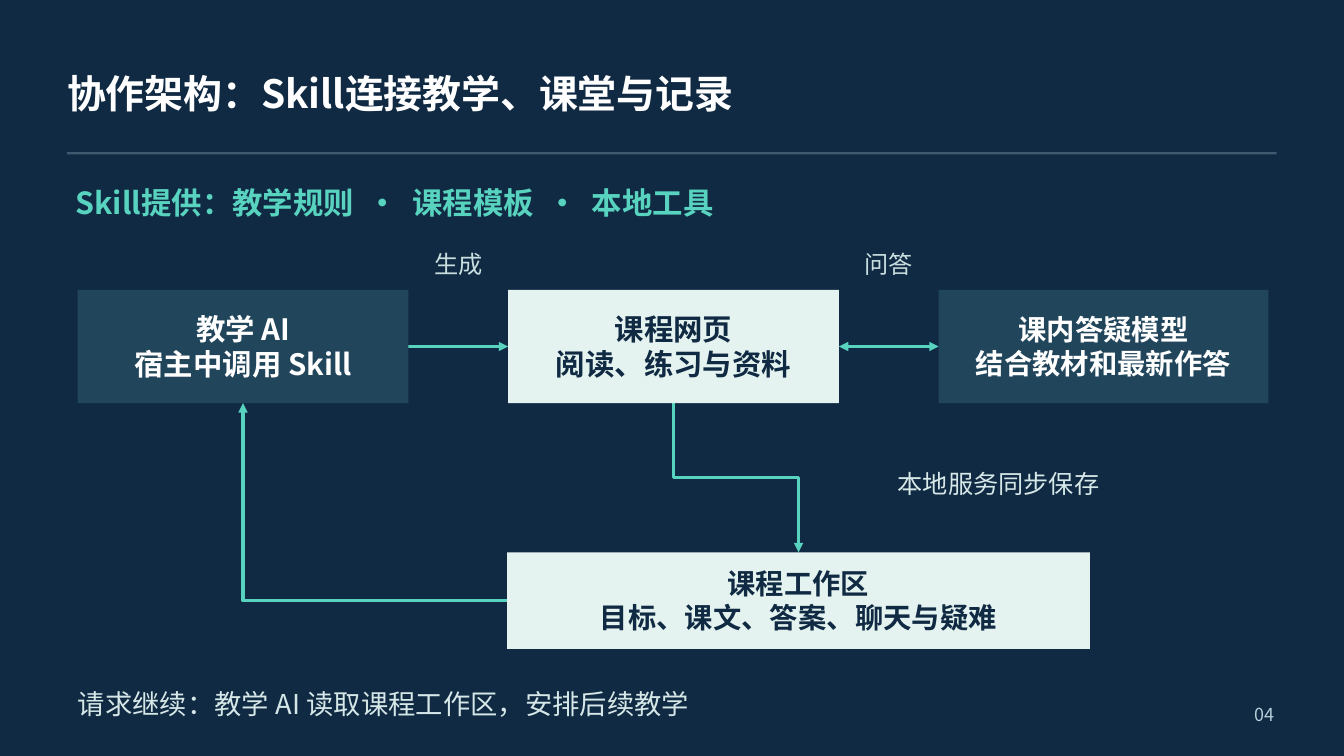
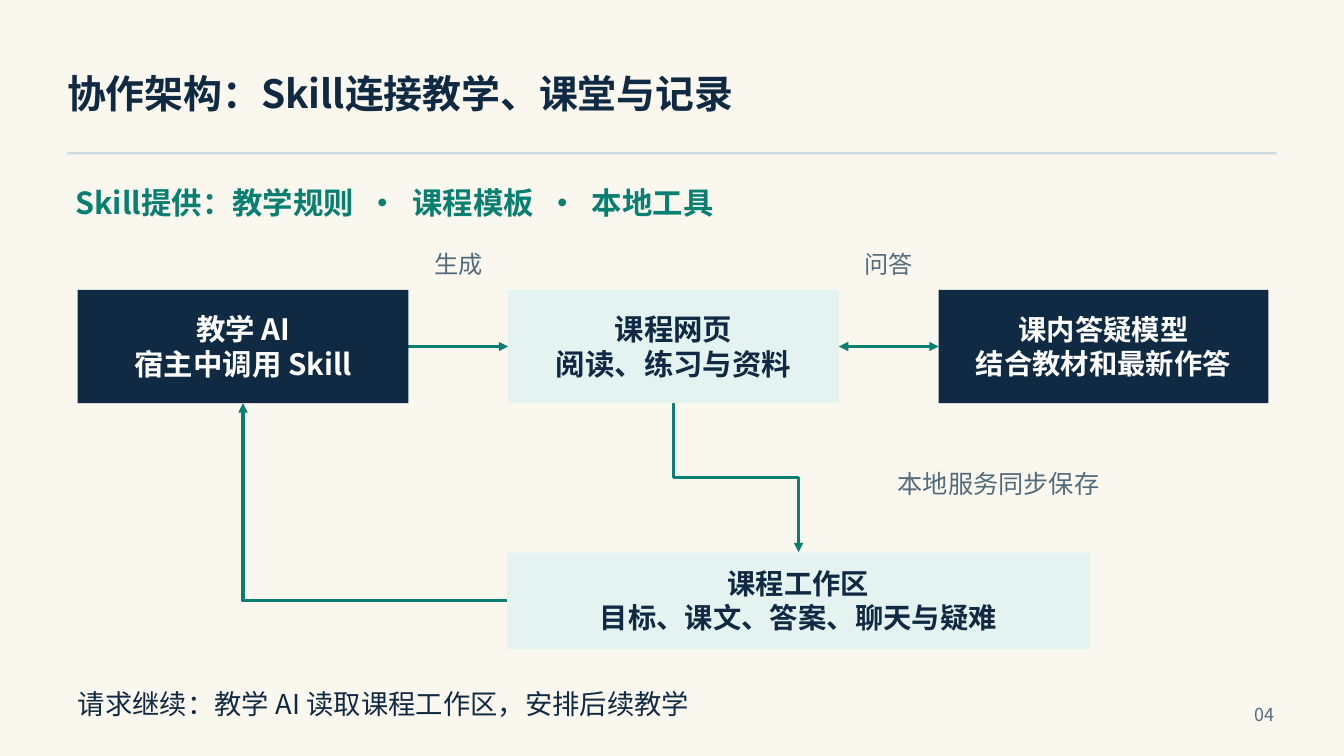
Before and after one commit to RoamerFly/teach-pro-skill, a slide deck: slide 4 of example/competition-materials/final-roadshow/学途智伴决赛路演_8分钟.pptx. Drawn at 1344x756 pixels with LibreOffice and Linux fonts; fonts in the diff are those of the drawing. Boxes give left, top, right and bottom in pixels: in the first picture for what was removed or moved away, otherwise in the second. Text is boxed around its words. In the diff, an @@ line names an element or a change of style, - is before the commit and + after.

Commit message:
docs: unify finals presentation theme and content backgrounds

```diff
--- a/example/competition-materials/final-roadshow/学途智伴决赛路演_8分钟.pptx
+++ b/example/competition-materials/final-roadshow/学途智伴决赛路演_8分钟.pptx
@@ background #102A43 to #FAF7EF @@
@@ text "协作架构：Skill连接教学、课堂与记录" at bbox=[67, 74, 733, 112]: text colour #FFFFFF to #102A43 @@
@@ rectangle at bbox=[68, 152, 1277, 154]: fill #3E5A6E to #CCDCE1 @@
@@ text "Skill提供：教学规则 · 课程模板 · 本地工具" at bbox=[76, 188, 714, 217]: text colour #58D3BF to #087F70 @@
@@ text "生成" at bbox=[435, 252, 483, 275]: text colour #C9DEDE to #536C7C @@
@@ text "问答" at bbox=[865, 252, 913, 275]: text colour #C9DEDE to #536C7C @@
@@ rectangle "教学 AI" at bbox=[78, 290, 408, 403]: fill #21455B to #102A43 @@
@@ rectangle "课内答疑模型" at bbox=[939, 290, 1268, 403]: fill #21455B to #102A43 @@
@@ arrow (408, 347) - (508, 347): stroke #58D3BF 2.25 pt to #087F70 2.25 pt @@
@@ double arrow (839, 347) - (939, 347): stroke #58D3BF 2.25 pt to #087F70 2.25 pt @@
@@ elbow arrow (507, 601) - (243, 403): stroke #58D3BF 2.25 pt to #087F70 2.25 pt @@
@@ elbow arrow (674, 403) - (799, 553): stroke #58D3BF 2.25 pt to #087F70 2.25 pt @@
@@ text "本地服务同步保存" at bbox=[898, 472, 1100, 495]: text colour #D6E7E7 to #536C7C @@
@@ text "请求继续：教学 AI 读取课程工作区，安排后续教学" at bbox=[78, 691, 689, 717]: text colour #D6E7E7 to #102A43 @@
@@ text "04" at bbox=[1255, 707, 1275, 721]: text colour #B5CED8 to #536C7C @@
```
Also in this commit, not shown: 7 other slides changed, 5 other files.
